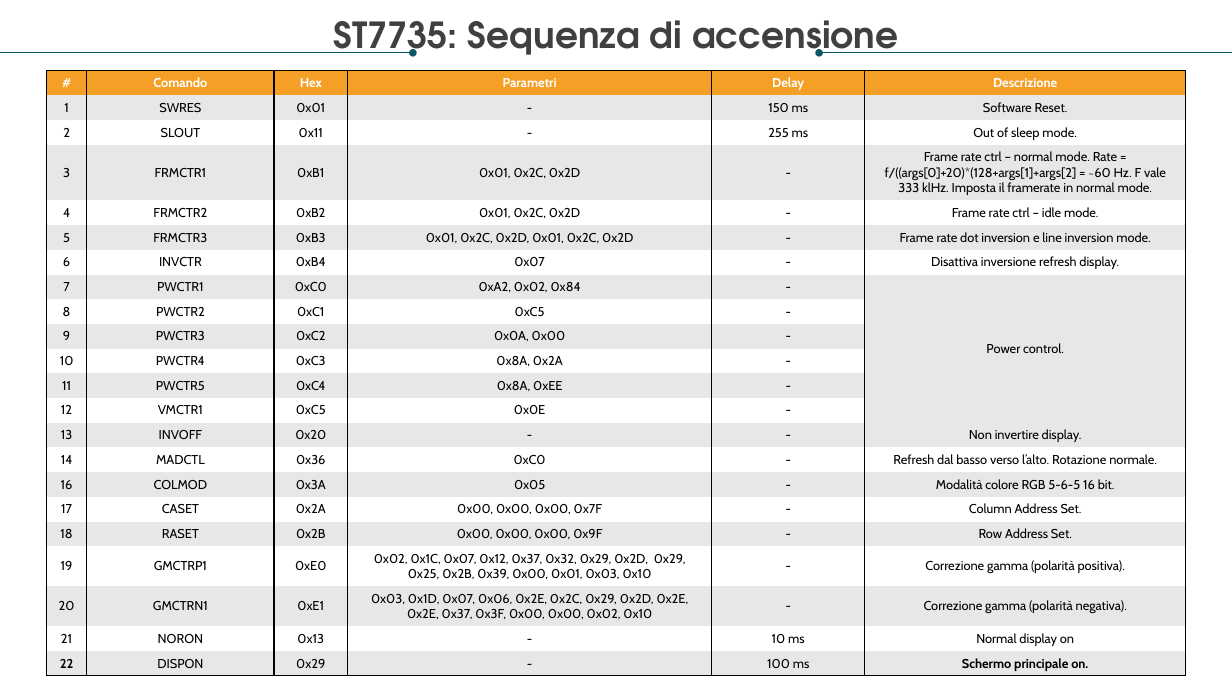
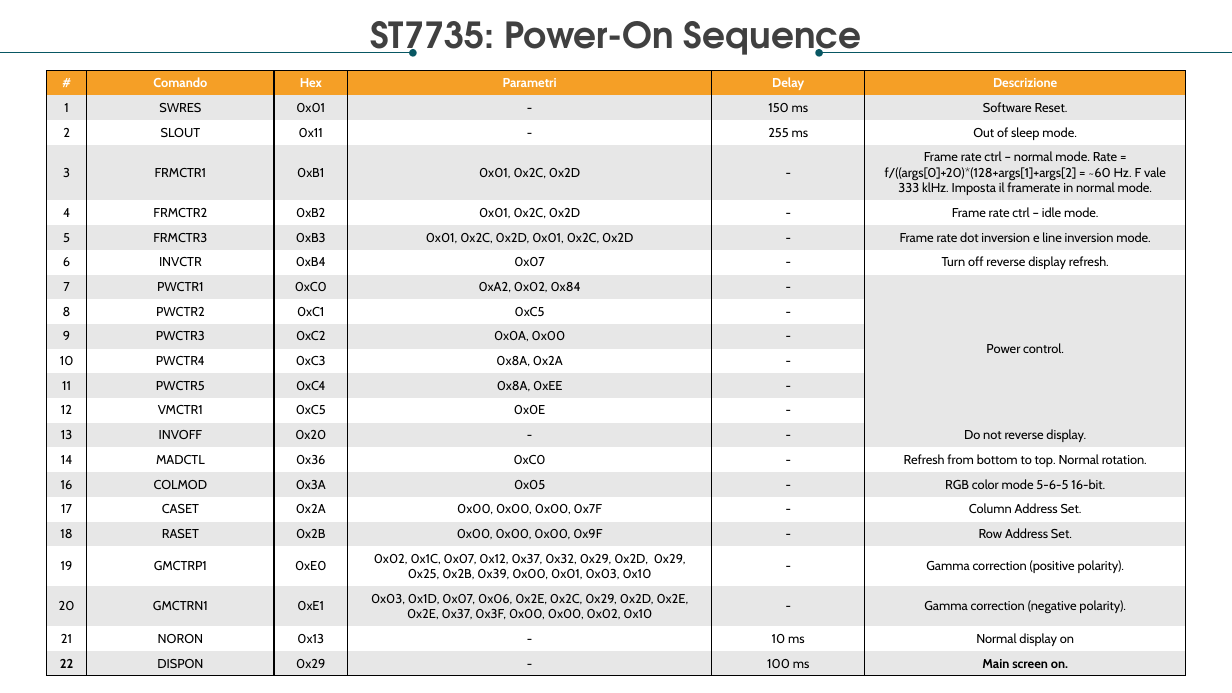
Before and after one commit to RaffaLinux/RaffaLinux.github.io, a slide deck: slide 17 of AndroidMote.pptx. Drawn at 1232x693 pixels with LibreOffice and Linux fonts; fonts in the diff are those of the drawing. Boxes give left, top, right and bottom in pixels: in the first picture for what was removed or moved away, otherwise in the second. Text is boxed around its words. In the diff, an @@ line names an element or a change of style, - is before the commit and + after.

```diff
--- a/AndroidMote.pptx
+++ b/AndroidMote.pptx
@@ text at box(370, 21, 862, 57): text changed @@
-ST7735: Sequenza di accensione
+ST7735: Power-On Sequence
@@ table at box(46, 71, 1187, 675) @@
-row 7, column 6: Disattiva inversione refresh display.
+row 7, column 6: Turn off reverse display refresh.
-row 14, column 6: Non invertire display.
+row 14, column 6: Do not reverse display.
-row 15, column 6: Refresh dal basso verso l’alto. Rotazione normale.
+row 15, column 6: Refresh from bottom to top. Normal rotation.
-row 16, column 6: Modalità colore RGB 5-6-5 16 bit.
+row 16, column 6: RGB color mode 5-6-5 16-bit.
-row 19, column 6: Correzione gamma (polarità positiva).
+row 19, column 6: Gamma correction (positive polarity).
-row 20, column 6: Correzione gamma (polarità negativa).
+row 20, column 6: Gamma correction (negative polarity).
-row 22, column 6: Schermo principale on.
+row 22, column 6: Main screen on.
```
Also in this commit, not shown: 15 other slides changed, 3 slides added, 3 slides removed.
